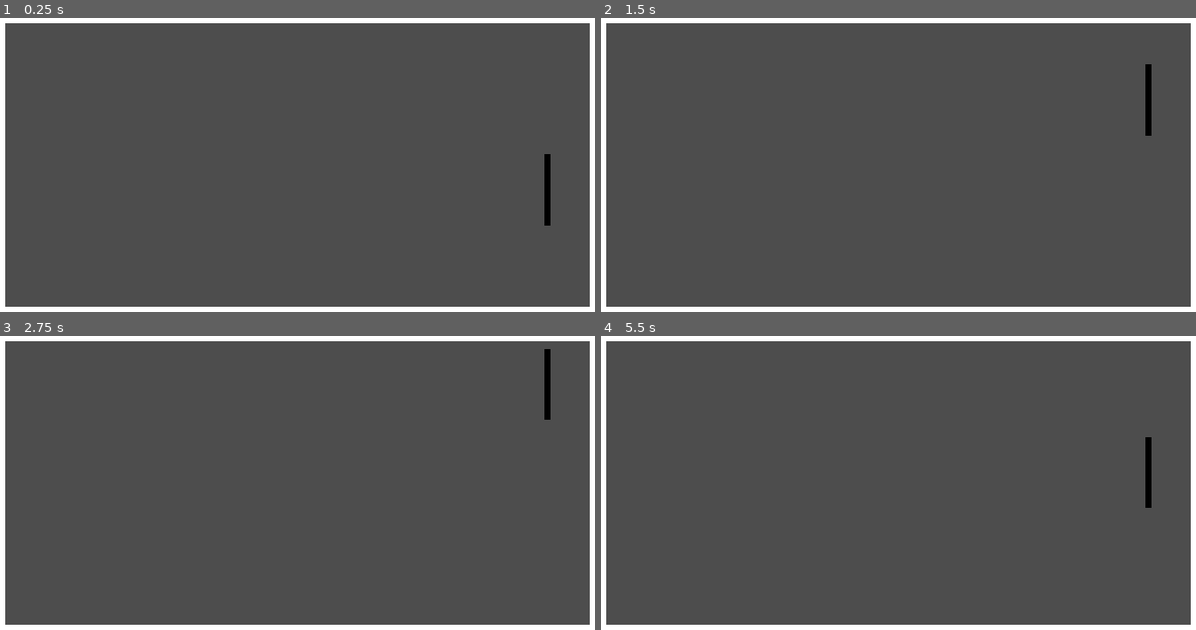
Above: before the commit, frames 1-4 (two rows, left to right).
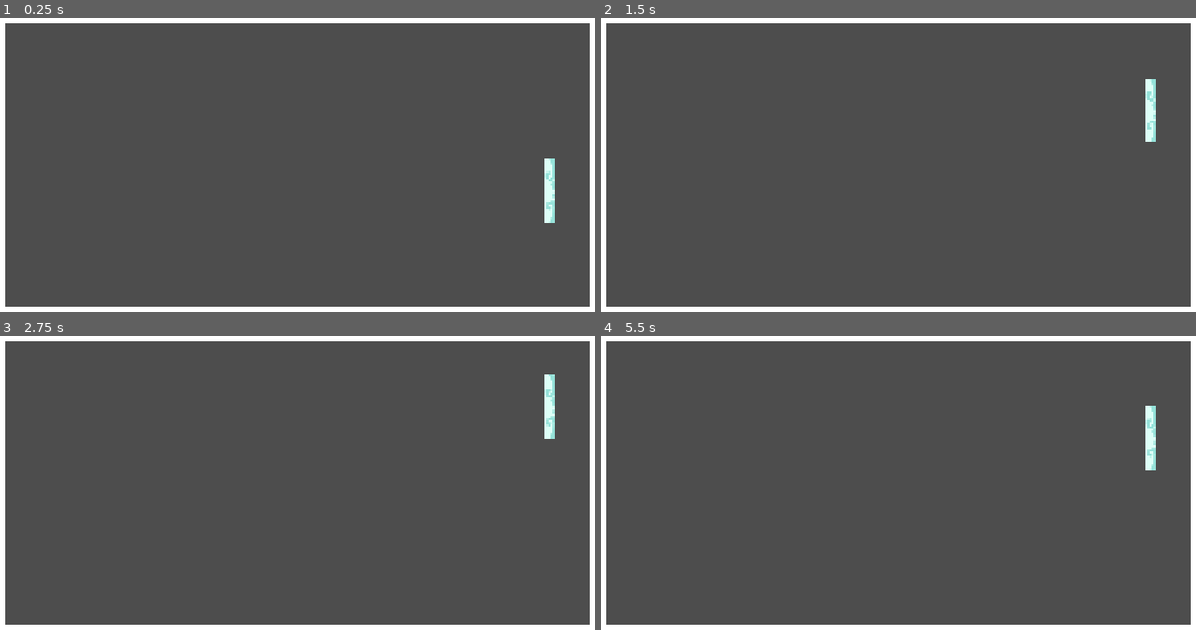
Above: after the commit, the same moments.

Repository: EmberDragons/Blobing
Game: Godot game, scene res://scenes/main.tscn
The game is run twice, just before and just after one commit, with the same random seed, the same clock (stepped at 60 frames per second) and the same inputs.
Inputs:
- Up to frame 1 (0.25 s): no input
- Up to frame 2 (1.5 s): tap Enter at 0.5 s; hold Up (ui_up) 0.53-1.28 s; hold Down (ui_down) from 1.28 s (still down)
- Up to frame 3 (2.75 s): release Down (ui_down) at 2.03 s; hold Up (ui_up) from 2.03 s (still down)
- Up to frame 4 (5.5 s): tap Space at 3.5, 5 s; release Up (ui_up) at 3.53 s; hold Left 3.53-5.03 s; tap Enter at 4.25 s; hold Down (ui_down) from 5.03 s (still down)

The runs differ from the first frame. In frame 1, 0.4% of the frame differs, in the area x 91-94%, y 46-71%; in frame 2, 0.4%; in frame 3, 0.5%; in frame 4, 0.5%, in the area x 91-94%, y 23-59%.

Commit message:
ui

Diff:
--- a/new-game-project/UI/ui.tscn
+++ b/new-game-project/UI/ui.tscn
@@ -2,8 +2,11 @@
 
 [ext_resource type="Script" uid="uid://cioshwuaswkj8" path="res://scripts/incantations.gd" id="1_hat8c"]
 [ext_resource type="Texture2D" uid="uid://cbb8t8ysgfycj" path="res://art/slimes/normal.png" id="2_3sbvi"]
+[ext_resource type="Texture2D" uid="uid://cool61jyfr20q" path="res://art/ui/uis.png" id="2_nm1m0"]
 [ext_resource type="Script" uid="uid://bxniubmai0bsg" path="res://scripts/random_letters_gen.gd" id="3_nm1m0"]
 [ext_resource type="FontFile" uid="uid://b0lct4a1cm3hn" path="res://fonts/MyCustomFont.ttf" id="4_hat8c"]
+
+[sub_resource type="StyleBoxEmpty" id="StyleBoxEmpty_c7tqi"]
 
 [sub_resource type="Animation" id="Animation_tbgi4"]
 length = 0.001
@@ -73,6 +76,8 @@
 font = ExtResource("4_hat8c")
 font_size = 34
 
+[sub_resource type="StyleBoxEmpty" id="StyleBoxEmpty_cbfhl"]
+
 [sub_resource type="LabelSettings" id="LabelSettings_tipki"]
 font = ExtResource("4_hat8c")
 font_size = 34
@@ -132,25 +137,31 @@
 t_press_col = Color(0.6666667, 0.26666668, 0.39607844, 1)
 t_idle_col = Color(1, 0.6509804, 0.61960787, 1)
 
+[node name="Sprite2D" type="Sprite2D" parent="." unique_id=1709082923]
+position = Vector2(0, -76.99999)
+scale = Vector2(0.7, 0.7)
+texture = ExtResource("2_nm1m0")
+
 [node name="HBoxContainer" type="HBoxContainer" parent="." unique_id=39754825]
-custom_minimum_size = Vector2(1600, 100)
+custom_minimum_size = Vector2(1200, 100)
 layout_mode = 1
 anchors_preset = 8
 anchor_left = 0.5
 anchor_top = 0.5
 anchor_right = 0.5
 anchor_bottom = 0.5
-offset_left = -803.0
-offset_top = 340.0
-offset_right = 847.0
-offset_bottom = 440.00052
+offset_left = -695.0
+offset_top = 345.0
+offset_right = 955.0
+offset_bottom = 445.001
 grow_horizontal = 2
 grow_vertical = 2
-theme_override_constants/separation = 150
+theme_override_constants/separation = 65
 
 [node name="1" type="PanelContainer" parent="HBoxContainer" unique_id=1287316914]
 custom_minimum_size = Vector2(300, 20)
 layout_mode = 2
+theme_override_styles/panel = SubResource("StyleBoxEmpty_c7tqi")
 
 [node name="AnimationPlayer" type="AnimationPlayer" parent="HBoxContainer/1" unique_id=1079198766]
 libraries/ = SubResource("AnimationLibrary_o6xl0")
@@ -201,6 +212,7 @@
 [node name="2" type="PanelContainer" parent="HBoxContainer" unique_id=386882760]
 custom_minimum_size = Vector2(300, 20)
 layout_mode = 2
+theme_override_styles/panel = SubResource("StyleBoxEmpty_cbfhl")
 
 [node name="AnimationPlayer" type="AnimationPlayer" parent="HBoxContainer/2" unique_id=1551109340]
 libraries/ = SubResource("AnimationLibrary_o6xl0")
@@ -251,6 +263,7 @@
 [node name="3" type="PanelContainer" parent="HBoxContainer" unique_id=1770750875]
 custom_minimum_size = Vector2(300, 20)
 layout_mode = 2
+theme_override_styles/panel = SubResource("StyleBoxEmpty_cbfhl")
 
 [node name="AnimationPlayer" type="AnimationPlayer" parent="HBoxContainer/3" unique_id=85785850]
 libraries/ = SubResource("AnimationLibrary_o6xl0")
@@ -301,6 +314,7 @@
 [node name="4" type="PanelContainer" parent="HBoxContainer" unique_id=16584485]
 custom_minimum_size = Vector2(300, 20)
 layout_mode = 2
+theme_override_styles/panel = SubResource("StyleBoxEmpty_cbfhl")
 
 [node name="AnimationPlayer" type="AnimationPlayer" parent="HBoxContainer/4" unique_id=407229412]
 libraries/ = SubResource("AnimationLibrary_o6xl0")
--- a/new-game-project/gameObject/blob type/eude.tscn
+++ b/new-game-project/gameObject/blob type/eude.tscn
@@ -35,6 +35,7 @@
 radius = 22.0
 
 [node name="small" type="RigidBody2D" unique_id=305138964]
+texture_filter = 1
 collision_layer = 3
 collision_mask = 3
 physics_material_override = SubResource("PhysicsMaterial_johoh")
--- a/new-game-project/gameObject/blob type/jean.tscn
+++ b/new-game-project/gameObject/blob type/jean.tscn
@@ -35,6 +35,7 @@
 radius = 22.0
 
 [node name="small" type="RigidBody2D" unique_id=305138964]
+texture_filter = 1
 collision_layer = 3
 collision_mask = 3
 physics_material_override = SubResource("PhysicsMaterial_johoh")
--- a/new-game-project/gameObject/blob type/philippe.tscn
+++ b/new-game-project/gameObject/blob type/philippe.tscn
@@ -35,6 +35,7 @@
 radius = 22.0
 
 [node name="small" type="RigidBody2D" unique_id=305138964]
+texture_filter = 1
 collision_layer = 3
 collision_mask = 3
 physics_material_override = SubResource("PhysicsMaterial_johoh")
--- a/new-game-project/gameObject/blob type/triple.tscn
+++ b/new-game-project/gameObject/blob type/triple.tscn
@@ -40,6 +40,7 @@
 radius = 28.0
 
 [node name="triple" type="RigidBody2D" unique_id=305138964]
+texture_filter = 1
 collision_layer = 3
 collision_mask = 3
 physics_material_override = SubResource("PhysicsMaterial_johoh")
--- a/new-game-project/gameObject/player.tscn
+++ b/new-game-project/gameObject/player.tscn
@@ -1,31 +1,89 @@
 [gd_scene format=3 uid="uid://dkh2s285bh32u"]
 
 [ext_resource type="Script" uid="uid://wmyah28egj7o" path="res://scripts/player/player.gd" id="1_q4gac"]
+[ext_resource type="Texture2D" uid="uid://dhb5objbtytvv" path="res://art/anim/player/player.png" id="2_q4gac"]
+[ext_resource type="Script" uid="uid://cld4gsjxpo13s" path="res://scripts/player/catch.gd" id="3_qemly"]
+[ext_resource type="Texture2D" uid="uid://dgj73ve8etn1r" path="res://art/anim/player/IMG_6967.png" id="3_tfqt5"]
+[ext_resource type="Texture2D" uid="uid://b82gkcyfv7c4k" path="res://art/anim/player/IMG_6968.png" id="4_5ljy6"]
+[ext_resource type="Texture2D" uid="uid://dvtfud3s7fc5i" path="res://art/anim/player/IMG_6969.png" id="5_v4sp8"]
+[ext_resource type="Texture2D" uid="uid://c3anbc20pv7gp" path="res://art/anim/player/IMG_6970.png" id="6_phae6"]
+[ext_resource type="Texture2D" uid="uid://yp0pr5upurwq" path="res://art/anim/player/IMG_6971.png" id="7_3tik1"]
+[ext_resource type="Texture2D" uid="uid://cfd2krjljtsw0" path="res://art/anim/player/IMG_6972.png" id="8_kctsn"]
+[ext_resource type="Texture2D" uid="uid://dkegieviq3o6y" path="res://art/anim/player/IMG_6973.png" id="9_xabr4"]
+[ext_resource type="Texture2D" uid="uid://darruyroh86qk" path="res://art/anim/player/IMG_6974.png" id="10_3eqlm"]
+
+[sub_resource type="SpriteFrames" id="SpriteFrames_kq4oe"]
+animations = [{
+"frames": [{
+"duration": 1.0,
+"texture": ExtResource("2_q4gac")
+}, {
+"duration": 1.0,
+"texture": ExtResource("3_tfqt5")
+}, {
+"duration": 1.0,
+"texture": ExtResource("3_tfqt5")
+}, {
+"duration": 1.0,
+"texture": ExtResource("4_5ljy6")
+}, {
+"duration": 1.0,
+"texture": ExtResource("5_v4sp8")
+}, {
+"duration": 1.0,
+"texture": ExtResource("5_v4sp8")
+}, {
+"duration": 1.0,
+"texture": ExtResource("6_phae6")
+}, {
+"duration": 1.0,
+"texture": ExtResource("6_phae6")
+}, {
+"duration": 1.0,
+"texture": ExtResource("7_3tik1")
+}, {
+"duration": 1.0,
+"texture": ExtResource("8_kctsn")
+}, {
+"duration": 1.0,
+"texture": ExtResource("9_xabr4")
+}, {
+"duration": 1.0,
+"texture": ExtResource("10_3eqlm")
+}],
+"loop": 0,
+"name": &"shoot",
+"speed": 28.0
+}]
 
 [sub_resource type="RectangleShape2D" id="RectangleShape2D_lfe4j"]
-size = Vector2(14, 184)
+size = Vector2(26, 174)
 
 [sub_resource type="RectangleShape2D" id="RectangleShape2D_hdlqr"]
-size = Vector2(24, 196)
+size = Vector2(25, 180)
+
+[sub_resource type="RectangleShape2D" id="RectangleShape2D_kq4oe"]
+size = Vector2(29, 191)
 
 [node name="playert" type="CharacterBody2D" unique_id=1650298364]
 script = ExtResource("1_q4gac")
 
-[node name="art" type="ColorRect" parent="." unique_id=31623327]
-anchors_preset = 8
-anchor_left = 0.5
-anchor_top = 0.5
-anchor_right = 0.5
-anchor_bottom = 0.5
-offset_left = -10.0
-offset_top = -96.0
-offset_right = 10.0
-offset_bottom = 96.0
-grow_horizontal = 2
-grow_vertical = 2
-color = Color(0, 0, 0, 1)
+[node name="Sprite2D" type="Sprite2D" parent="." unique_id=1861467395]
+visible = false
+texture_filter = 1
+position = Vector2(16, -7)
+scale = Vector2(1.9311225, 2.0519128)
+texture = ExtResource("2_q4gac")
+
+[node name="AnimatedSprite2D" type="AnimatedSprite2D" parent="." unique_id=799943286]
+texture_filter = 1
+position = Vector2(16, -5)
+scale = Vector2(2, 2)
+sprite_frames = SubResource("SpriteFrames_kq4oe")
+animation = &"shoot"
 
 [node name="collision" type="CollisionShape2D" parent="." unique_id=195339765]
+position = Vector2(6, 2)
 shape = SubResource("RectangleShape2D_lfe4j")
 
 [node name="collision slime" type="StaticBody2D" parent="." unique_id=1703185376]
@@ -33,4 +91,17 @@
 collision_mask = 2
 
 [node name="CollisionShape2D" type="CollisionShape2D" parent="collision slime" unique_id=866308646]
+position = Vector2(1.5, 2)
 shape = SubResource("RectangleShape2D_hdlqr")
+
+[node name="Area2D" type="Area2D" parent="." unique_id=762113149]
+script = ExtResource("3_qemly")
+
+[node name="CollisionShape2D" type="CollisionShape2D" parent="Area2D" unique_id=166886997]
+position = Vector2(-2.5, 0.5)
+shape = SubResource("RectangleShape2D_kq4oe")
+
+[node name="slime_pos" type="Node2D" parent="Area2D" unique_id=1865729977]
+position = Vector2(-55, 0)
+
+[connection signal="body_entered" from="Area2D" to="Area2D" method="_on_ball_touch"]
--- a/new-game-project/project.godot
+++ b/new-game-project/project.godot
@@ -22,6 +22,13 @@
 window/stretch/mode="canvas_items"
 window/stretch/aspect="expand"
 
+[input]
+
+E={
+"deadzone": 0.2,
+"events": []
+}
+
 [physics]
 
 3d/physics_engine="Jolt Physics"
--- a/new-game-project/scripts/incantations.gd
+++ b/new-game-project/scripts/incantations.gd
@@ -17,11 +17,13 @@
 
 func reset():
 	for j in range(len(l_pos)):
-		var l = countainer.get_child(j).get_child(-1)
-		for i in range(len(l.get_children())):
-			l.get_child(i).get_label_settings().font_color = t_idle_col
-	l_pos = [0,0,0,0]
+		reset_s(j)
+		l_pos = [0,0,0,0]
 
+func reset_s(k):
+	var l = countainer.get_child(k).get_child(-1)
+	for i in range(len(l.get_children())):
+		l.get_child(i).get_label_settings().font_color = t_idle_col
 
 func _process(delta: float) -> void:
 	for j in range(len(l_pos)):
@@ -47,9 +49,11 @@
 	if event is InputEventKey:
 		if event.pressed:
 			for i in range(len(countainer.get_children())):
-				print(countainer.get_child(i))
 				var l = countainer.get_child(i).get_child(-1)
 				if l.get_child(l_pos[i]).text == OS.get_keycode_string(event.keycode):
 					l.get_child(l_pos[i]).get_label_settings().font_color = t_press_col
 					l_pos[i]+=1
 					time_left=1
+				else:
+					l_pos[i]=0
+					reset_s(i)
--- a/new-game-project/scripts/player/catch.gd
+++ b/new-game-project/scripts/player/catch.gd
@@ -2,7 +2,8 @@
 
 @onready var slime_pos: Node2D = $slime_pos
 
-@export var time_throw : float = 0.5
+@export var time_throw : float = 0.3
+@onready var anim: AnimatedSprite2D = $"../AnimatedSprite2D"
 
 # Called when the node enters the scene tree for the first time.
 func _ready() -> void:
@@ -18,5 +19,6 @@
 	#we catched a ball
 	if body.has_method("block"):
 		body.block(slime_pos)
+		anim.play("shoot")
 		await get_tree().create_timer(time_throw).timeout
 		body.unblock()
--- a/new-game-project/scripts/player/player.gd
+++ b/new-game-project/scripts/player/player.gd
@@ -1,8 +1,8 @@
 extends CharacterBody2D
 
 
-var speed = 600.0
-var friction = 1200.0
+var speed = 400.0
+var friction = 900.0
 var pos_x : float
 
 
Binary file added: new-game-project/art/anim/player/IMG_6967.png
Not shown, added: new-game-project/art/anim/player/IMG_6967.png.import
Binary file added: new-game-project/art/anim/player/IMG_6968.png
Not shown, added: new-game-project/art/anim/player/IMG_6968.png.import
Binary file added: new-game-project/art/anim/player/IMG_6969.png
Not shown, added: new-game-project/art/anim/player/IMG_6969.png.import
Binary file added: new-game-project/art/anim/player/IMG_6970.png
Not shown, added: new-game-project/art/anim/player/IMG_6970.png.import
Binary file added: new-game-project/art/anim/player/IMG_6971.png
Not shown, added: new-game-project/art/anim/player/IMG_6971.png.import
Binary file added: new-game-project/art/anim/player/IMG_6972.png
Not shown, added: new-game-project/art/anim/player/IMG_6972.png.import
(and 8 more such lines)
